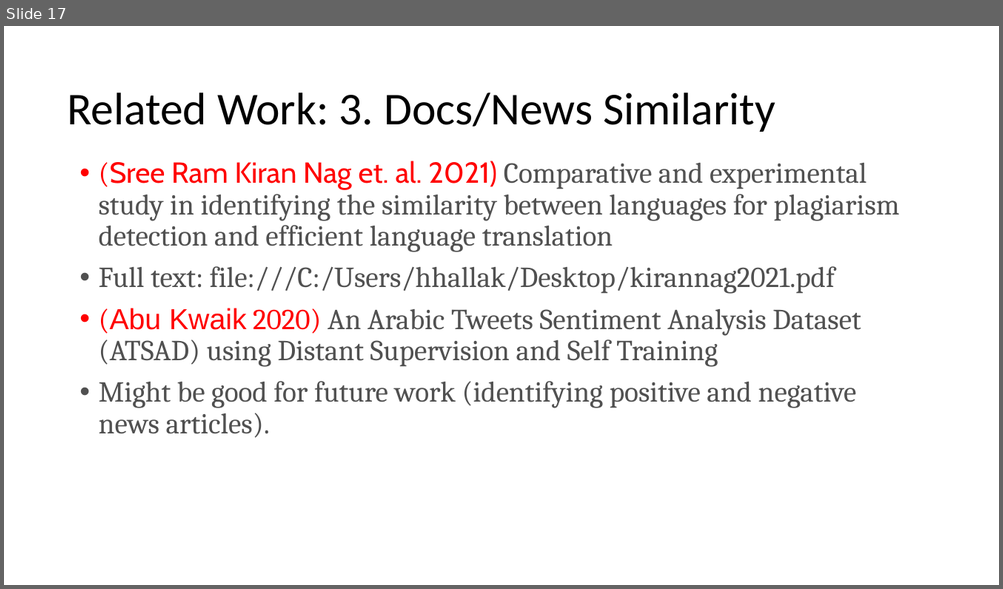
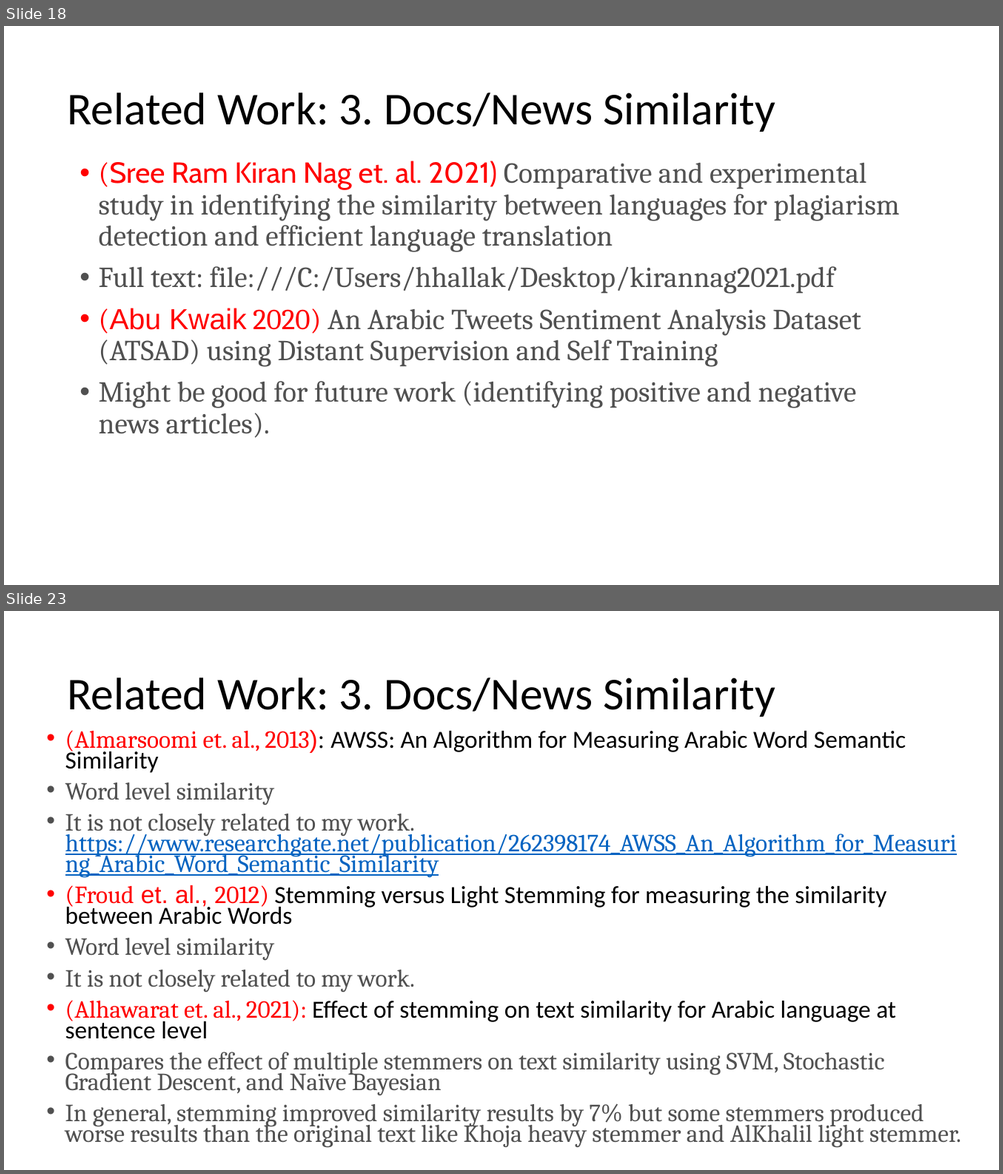
Before and after one commit to HussamHallak/TPDL2022, a slide deck: TPDL 2022 Paper Updates.pptx. Shown one above the other, each under a label of ours: slide 17 before the commit, slides 18 and 23 after it; the slides between them are not shown. The pictures are 1003x589 and 1003x1174 pixels, drawn with LibreOffice and Linux fonts; fonts in the diff are those of the drawing. Boxes give left, top, right and bottom in pixels: in the first picture for what was removed or moved away, otherwise in the second. Text is boxed around its words. In the diff, an @@ line names an element or a change of style, - is before the commit and + after.

```diff
--- a/TPDL 2022 Paper Updates.pptx
+++ b/TPDL 2022 Paper Updates.pptx
@@ slide 23 added at box(4, 611, 999, 1170), background #FFFFFF @@
@@ title added at box(67, 678, 775, 717), 44 pt, text #000000 @@
+Related Work: 3. Docs/News Similarity
@@ text added at box(65, 730, 961, 1147), 23.8 pt, text #505050 @@
+• (Almarsoomi et. al., 2013): AWSS: An Algorithm for Measuring Arabic Word Semantic Similarity
+• Word level similarity
+• It is not closely related to my work. https://www.researchgate.net/publication/262398174_AWSS_An_Algorithm_for_Measuring_Arabic_Word_Semantic_Similarity
+• (Froud et. al., 2012) Stemming versus Light Stemming for measuring the similarity between Arabic Words
+• Word level similarity
+• It is not closely related to my work.
+• (Alhawarat et. al., 2021): Effect of stemming on text similarity for Arabic language at sentence level
+• Compares the effect of multiple stemmers on text similarity using SVM, Stochastic Gradient Descent, and Naïve Bayesian
+• In general, stemming improved similarity results by 7% but some stemmers produced worse results than the original text like Khoja heavy stemmer and AlKhalil light stemmer.
@@ what was slide 17 is now slide 18 @@
```
Also in this commit, not shown: 6 slides changed, 5 other slides added.
